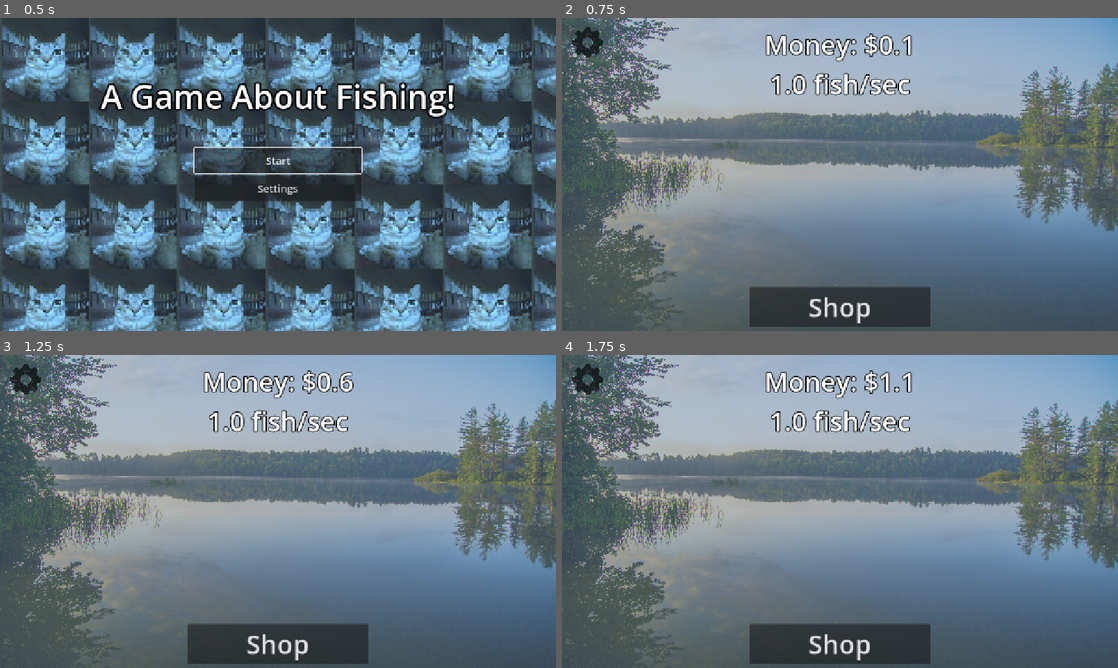
Above: before the commit, frames 1-4 (two rows, left to right).
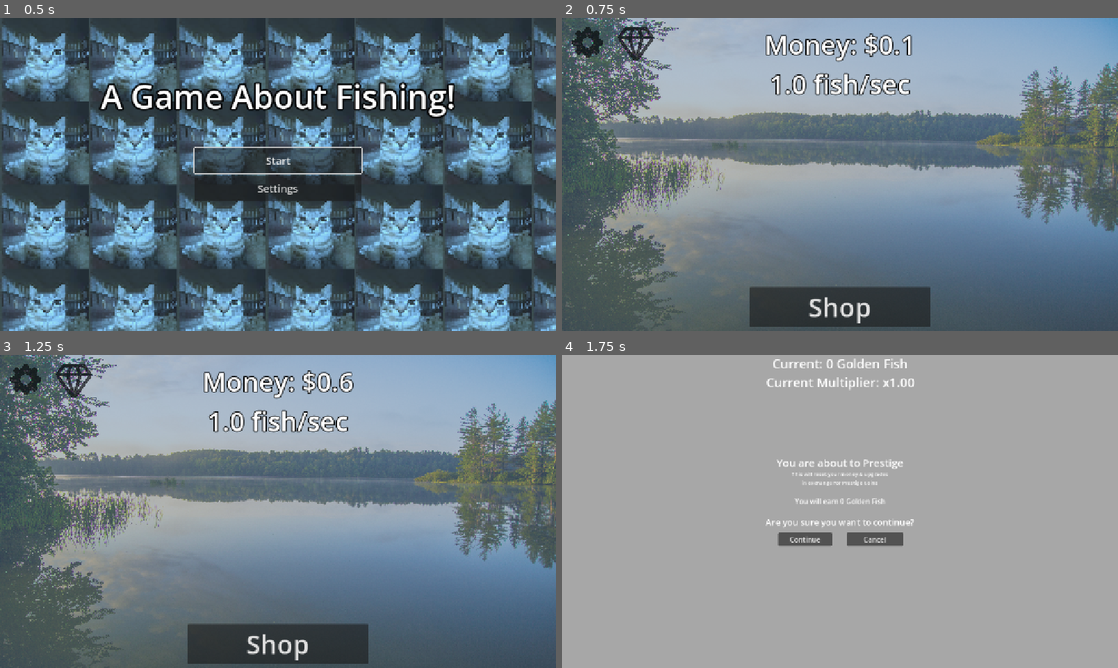
Above: after the commit, the same moments.

Repository: ThePortalPotato/peters-advsem-godot
Game: Godot game, scene res://scenes/main-menu.tscn
The game is run twice, just before and just after one commit, with the same random seed, the same clock (stepped at 60 frames per second) and the same inputs.
Inputs (mouse positions are in pixels of both pictures, inside the frame that each line leads up to):
- Up to frame 1 (0.5 s): no input
- Up to frame 2 (0.75 s): click "Start" at 0.5 s
- Up to frame 3 (1.25 s): no input
- Up to frame 4 (1.75 s): click (634, 380) at 1.27 s

Frame 1 is identical in both runs. In frame 2, 0.3% of the frame differs, in the area x 10-17%, y 2-14%; in frame 3, 0.3%; in frame 4, 90%, in the area x 0-100%, y 0-100%.

Commit message:
Added Prestige

Diff:
--- a/peters-advsem-godot/scenes/main-level.tscn
+++ b/peters-advsem-godot/scenes/main-level.tscn
@@ -1,10 +1,11 @@
-[gd_scene load_steps=6 format=3 uid="uid://vojccqnp7axl"]
+[gd_scene load_steps=7 format=3 uid="uid://vojccqnp7axl"]
 
 [ext_resource type="Script" uid="uid://0gqtbie5ueub" path="res://scripts/MainLevel.gd" id="1_02re4"]
 [ext_resource type="Script" uid="uid://dro86forroje7" path="res://scripts/GameUI.gd" id="2_02re4"]
 [ext_resource type="AudioStream" uid="uid://kekxfq5f6yi7" path="res://audio/music/Music.ogg" id="2_djt6b"]
 [ext_resource type="Texture2D" uid="uid://21p2w33tahmf" path="res://assets/Textures/lake.jpeg" id="2_yyih8"]
 [ext_resource type="Texture2D" uid="uid://dww34qe30r0eb" path="res://addons/gear.svg" id="3_bdrgs"]
+[ext_resource type="Texture2D" uid="uid://b0hwnyy3jvo8c" path="res://addons/gem.svg" id="6_6rdlt"]
 
 [node name="MainLevel" type="Node2D"]
 script = ExtResource("1_02re4")
@@ -115,5 +116,25 @@
 icon_alignment = 1
 expand_icon = true
 
+[node name="Prestige Button" type="Button" parent="CanvasLayer/Control"]
+layout_mode = 1
+anchors_preset = 9
+anchor_bottom = 1.0
+offset_left = -519.0
+offset_top = -352.0
+offset_right = -421.0
+offset_bottom = -254.0
+grow_vertical = 2
+theme_override_colors/icon_normal_color = Color(1, 1, 1, 0.627451)
+theme_override_colors/icon_focus_color = Color(1, 1, 1, 0.78431374)
+theme_override_colors/icon_pressed_color = Color(1, 1, 1, 0.78431374)
+theme_override_colors/icon_hover_color = Color(1, 1, 1, 0.78431374)
+theme_override_colors/icon_hover_pressed_color = Color(1, 1, 1, 0.78431374)
+icon = ExtResource("6_6rdlt")
+flat = true
+icon_alignment = 1
+expand_icon = true
+
 [connection signal="toggled" from="CanvasLayer/Control/Shop Button" to="CanvasLayer/Control" method="_on_shop_button_toggled"]
 [connection signal="pressed" from="CanvasLayer/Control/Settings Button" to="CanvasLayer/Control" method="_on_settings_button_pressed"]
+[connection signal="pressed" from="CanvasLayer/Control/Prestige Button" to="CanvasLayer/Control" method="_on_prestige_button_pressed"]
--- /dev/null
+++ b/peters-advsem-godot/scenes/prestige-menu.tscn
@@ -0,0 +1,226 @@
+[gd_scene load_steps=2 format=3 uid="uid://d3p64k1xsjmg2"]
+
+[ext_resource type="Script" uid="uid://cpeo1c35cijxx" path="res://scripts/PrestigeController.gd" id="1_ki55t"]
+
+[node name="PrestigeMenu" type="Control"]
+layout_mode = 3
+anchors_preset = 15
+anchor_right = 1.0
+anchor_bottom = 1.0
+grow_horizontal = 2
+grow_vertical = 2
+script = ExtResource("1_ki55t")
+
+[node name="ColorRect" type="ColorRect" parent="."]
+layout_mode = 1
+anchors_preset = 15
+anchor_right = 1.0
+anchor_bottom = 1.0
+grow_horizontal = 2
+grow_vertical = 2
+color = Color(0.6528635, 0.6528636, 0.6528636, 1)
+
+[node name="Balance Label" type="Label" parent="."]
+unique_name_in_owner = true
+layout_mode = 1
+anchors_preset = 5
+anchor_left = 0.5
+anchor_right = 0.5
+offset_left = -154.0
+offset_right = 154.0
+offset_bottom = 40.0
+grow_horizontal = 2
+theme_override_font_sizes/font_size = 29
+text = "Current: _ Golden Fish"
+
+[node name="Mult Label" type="Label" parent="."]
+unique_name_in_owner = true
+layout_mode = 1
+anchors_preset = 5
+anchor_left = 0.5
+anchor_right = 0.5
+offset_left = -154.0
+offset_top = 43.0
+offset_right = 154.0
+offset_bottom = 83.0
+grow_horizontal = 2
+theme_override_font_sizes/font_size = 29
+text = "Multiplier: X _"
+
+[node name="Prestige Warning" type="Control" parent="."]
+unique_name_in_owner = true
+layout_mode = 1
+anchors_preset = 15
+anchor_right = 1.0
+anchor_bottom = 1.0
+grow_horizontal = 2
+grow_vertical = 2
+
+[node name="Prestige Warning1" type="Label" parent="Prestige Warning"]
+layout_mode = 1
+anchors_preset = 8
+anchor_left = 0.5
+anchor_top = 0.5
+anchor_right = 0.5
+anchor_bottom = 0.5
+offset_left = -146.0
+offset_top = -129.0
+offset_right = 146.0
+offset_bottom = -95.0
+grow_horizontal = 2
+grow_vertical = 2
+theme_override_font_sizes/font_size = 24
+text = "You are about to Prestige"
+horizontal_alignment = 1
+
+[node name="Prestige Warning2" type="Label" parent="Prestige Warning"]
+layout_mode = 1
+anchors_preset = 8
+anchor_left = 0.5
+anchor_top = 0.5
+anchor_right = 0.5
+anchor_bottom = 0.5
+offset_left = -115.25
+offset_top = -95.5
+offset_right = 115.25
+offset_bottom = -58.5
+grow_horizontal = 2
+grow_vertical = 2
+theme_override_font_sizes/font_size = 12
+text = "This will reset your money & upgrades in exchange for Prestige Coins"
+horizontal_alignment = 1
+autowrap_mode = 2
+
+[node name="Prestige Warning3" type="Label" parent="Prestige Warning"]
+layout_mode = 1
+anchors_preset = 8
+anchor_left = 0.5
+anchor_top = 0.5
+anchor_right = 0.5
+anchor_bottom = 0.5
+offset_left = -171.0
+offset_top = 10.25
+offset_right = 171.0
+offset_bottom = 39.75
+grow_horizontal = 2
+grow_vertical = 2
+theme_override_font_sizes/font_size = 20
+text = "Are you sure you want to continue?"
+horizontal_alignment = 1
+
+[node name="Reward Label" type="Label" parent="Prestige Warning"]
+unique_name_in_owner = true
+layout_mode = 1
+anchors_preset = 8
+anchor_left = 0.5
+anchor_top = 0.5
+anchor_right = 0.5
+anchor_bottom = 0.5
+offset_left = -103.0
+offset_top = -35.5
+offset_right = 103.0
+offset_bottom = -12.5
+grow_horizontal = 2
+grow_vertical = 2
+text = "You will earn _ Golden Fish"
+
+[node name="Continue" type="Button" parent="Prestige Warning"]
+layout_mode = 1
+anchors_preset = 8
+anchor_left = 0.5
+anchor_top = 0.5
+anchor_right = 0.5
+anchor_bottom = 0.5
+offset_left = -142.0
+offset_top = 48.5
+offset_right = -18.0
+offset_bottom = 79.5
+grow_horizontal = 2
+grow_vertical = 2
+text = "Continue"
+
+[node name="Cancel" type="Button" parent="Prestige Warning"]
+layout_mode = 1
+anchors_preset = 8
+anchor_left = 0.5
+anchor_top = 0.5
+anchor_right = 0.5
+anchor_bottom = 0.5
+offset_left = 14.5
+offset_top = 48.5
+offset_right = 145.5
+offset_bottom = 79.5
+grow_horizontal = 2
+grow_vertical = 2
+text = "Cancel"
+
+[node name="Prestige Upgrades" type="Control" parent="."]
+unique_name_in_owner = true
+layout_mode = 1
+anchors_preset = 15
+anchor_right = 1.0
+anchor_bottom = 1.0
+grow_horizontal = 2
+grow_vertical = 2
+
+[node name="Upgrade List" type="VBoxContainer" parent="Prestige Upgrades"]
+unique_name_in_owner = true
+layout_mode = 1
+anchors_preset = 8
+anchor_left = 0.5
+anchor_top = 0.5
+anchor_right = 0.5
+anchor_bottom = 0.5
+offset_left = -230.0
+offset_top = -103.75
+offset_right = 230.0
+offset_bottom = 21.75
+grow_horizontal = 2
+grow_vertical = 2
+size_flags_horizontal = 3
+size_flags_vertical = 3
+theme_override_constants/separation = 8
+
+[node name="Lucky Charm" type="Button" parent="Prestige Upgrades/Upgrade List"]
+layout_mode = 2
+size_flags_vertical = 3
+theme_override_font_sizes/font_size = 12
+text = "Upgrade"
+text_overrun_behavior = 4
+clip_text = true
+
+[node name="Ocean\'s Blessing" type="Button" parent="Prestige Upgrades/Upgrade List"]
+layout_mode = 2
+size_flags_vertical = 3
+theme_override_font_sizes/font_size = 12
+text = "Upgrade"
+text_overrun_behavior = 4
+clip_text = true
+
+[node name="Midas\' Touch" type="Button" parent="Prestige Upgrades/Upgrade List"]
+layout_mode = 2
+size_flags_vertical = 3
+theme_override_font_sizes/font_size = 12
+text = "Upgrade"
+text_overrun_behavior = 4
+clip_text = true
+
+[node name="Done" type="Button" parent="Prestige Upgrades"]
+layout_mode = 1
+anchors_preset = 8
+anchor_left = 0.5
+anchor_top = 0.5
+anchor_right = 0.5
+anchor_bottom = 0.5
+offset_left = -57.75
+offset_top = 80.5
+offset_right = 57.75
+offset_bottom = 111.5
+grow_horizontal = 2
+grow_vertical = 2
+text = "Done"
+
+[connection signal="visibility_changed" from="." to="." method="_on_visibility_changed"]
+[connection signal="pressed" from="Prestige Warning/Continue" to="." method="_on_continue_pressed"]
+[connection signal="pressed" from="Prestige Warning/Cancel" to="." method="_on_cancel_pressed"]
+[connection signal="pressed" from="Prestige Upgrades/Done" to="." method="_on_done_pressed"]
--- a/peters-advsem-godot/scripts/GameManager.gd
+++ b/peters-advsem-godot/scripts/GameManager.gd
@@ -1,17 +1,24 @@
 extends Node
 
 
-# Fish floats
-# To-do make global
+# Currency
 var money: float = 0.0
 var fish_per_second: float = 1.0
+var prestige_coins: float = 0.0
+var prestige_mult: float = 1.0
+
+
+# Game
 var upgrade_count: Dictionary = {}
 var game_active: bool = false
+signal prestiged
+signal prestige_upgrade_purchased
 
 
 func _process(delta: float) -> void:
 	if game_active:
-		money += fish_per_second * delta
+		money += get_effective_fps() * delta
+
 
 func format_number(value: float) -> String:
 	if value < 1000:
@@ -43,3 +50,39 @@
 		else:
 			break
 	return bought
+
+
+func buy_prestige_upgrade(cost: int, mult: float) -> bool:
+	if prestige_coins >= cost:
+		prestige_coins -= cost
+		prestige_mult += mult
+		prestige_upgrade_purchased.emit()
+		return true
+	return false
+
+
+func calc_prestige_coins() -> int:
+	return int(sqrt(money / 1000))
+
+
+func prestige() -> void:
+	var reward = calc_prestige_coins()
+	if reward <= 0:
+		return
+	prestige_coins += reward
+	money = 0
+	fish_per_second = 1.0
+	upgrade_count = {}
+	prestiged.emit()
+
+
+func get_effective_fps() -> float:
+	return fish_per_second * prestige_mult
+
+
+### Cheats ###
+func _input(event: InputEvent) -> void:
+	if not OS.has_feature("debug"):
+		return
+	if event is InputEventKey and event.pressed and event.keycode == KEY_QUOTELEFT:
+		money += 1000000
--- a/peters-advsem-godot/scripts/GameUI.gd
+++ b/peters-advsem-godot/scripts/GameUI.gd
@@ -4,13 +4,17 @@
 # Child Scenes
 var shop = load("res://scenes/shop-menu.tscn").instantiate()
 var settings = load("res://scenes/settings-menu.tscn").instantiate()
+var prestige = load("res://scenes/prestige-menu.tscn").instantiate()
 
 
 func _ready() -> void:
 	$/root/MainLevel/CanvasLayer.add_child.call_deferred(shop)
 	shop.visible = false
 	$/root/MainLevel/CanvasLayer.add_child.call_deferred(settings)
-	settings.hide()
+	settings.visible = false
+	$/root/MainLevel/CanvasLayer.add_child.call_deferred(prestige)
+	prestige.visible = false
+
 
 	### UI Update Timer ###
 	var timer = Timer.new()
@@ -22,7 +26,7 @@
 
 func update_ui() -> void:
 	%"Money Count".text = "Money: $%s" % GameManager.format_number(GameManager.money)
-	%"Fish Per Second".text = "%s fish/sec" % GameManager.format_number(GameManager.fish_per_second)
+	%"Fish Per Second".text = "%s fish/sec" % GameManager.format_number(GameManager.get_effective_fps())
 
 
 func _on_shop_button_toggled(toggled_on: bool) -> void:
@@ -34,3 +38,8 @@
 func _on_settings_button_pressed() -> void:
 	settings.visible = !settings.visible
 	AudioManager.playOneshot2D(SFXStreams.BUTTON_CLICK)
+
+
+func _on_prestige_button_pressed() -> void:
+	prestige.visible = !prestige.visible
+	AudioManager.playOneshot2D(SFXStreams.BUTTON_CLICK)
--- /dev/null
+++ b/peters-advsem-godot/scripts/PrestigeController.gd
@@ -0,0 +1,47 @@
+extends Control
+
+
+var prestige_upgrades = {
+	"Lucky Charm": {"cost": 5.0, "mult": 0.25},
+	"Ocean's Blessing": {"cost": 25.0, "mult": 1},
+	"Midas' Touch": {"cost": 100.0, "mult": 4},
+}
+
+func _ready() -> void:
+	for button in %"Upgrade List".get_children():
+		if button is Button:
+			button.pressed.connect(_on_prestige_upgrade_pressed.bind(button.name))
+
+func _on_continue_pressed() -> void:
+	GameManager.prestige()
+	%"Prestige Warning".hide()
+	%"Prestige Upgrades".show()
+	update_labels()
+
+func _on_cancel_pressed() -> void:
+	hide()
+
+func _on_done_pressed() -> void:
+	hide()
+
+func _on_prestige_upgrade_pressed(upgrade_name: String) -> void:
+	var upgrade = prestige_upgrades[upgrade_name]
+	GameManager.buy_prestige_upgrade(upgrade.cost, upgrade.mult)
+	update_labels()
+
+func update_labels() -> void:
+	%"Reward Label".text = "You will earn %d Golden Fish" % GameManager.calc_prestige_coins()
+	%"Balance Label".text = "Current: %d Golden Fish" % GameManager.prestige_coins
+	for button in %"Upgrade List".get_children():
+		if button is Button and prestige_upgrades.has(button.name):
+			var upgrade = prestige_upgrades[button.name]
+			button.text = "%s - %d GF (x%.2f multiplier)" % [button.name, upgrade.cost, upgrade.mult]
+			%"Mult Label".text = "Current Multiplier: x%.2f" % GameManager.prestige_mult
+
+func _on_visibility_changed() -> void:
+	if visible:
+		%"Prestige Warning".show()
+		%"Prestige Upgrades".hide()
+		%"Reward Label".text = "You will earn %d Golden Fish" % GameManager.calc_prestige_coins()
+		%"Balance Label".text = "Current: %d Golden Fish" % GameManager.prestige_coins
+		%"Mult Label".text = "Current Multiplier: x%.2f" % GameManager.prestige_mult
--- a/peters-advsem-godot/scripts/ShopController.gd
+++ b/peters-advsem-godot/scripts/ShopController.gd
@@ -18,13 +18,18 @@
    	"Tactical Nuke": {"cost": 300000000.0, "fps": 1000000.0},
 }
 
-
 func _ready() -> void:
+	GameManager.prestiged.connect(update_button_labels)
+	GameManager.prestige_upgrade_purchased.connect(update_button_labels)
+	visibility_changed.connect(_on_visibility_changed)
 	for button in %"Upgrade List".get_children():
 		if button is Button:
 			button.pressed.connect(_on_upgrade_pressed.bind(button.name))
 		update_button_labels()
 
+func _on_visibility_changed() -> void:
+	if visible:
+		update_button_labels()
 
 func _on_upgrade_pressed(upgrade_name: String) -> void:
 	var upgrade = upgrades[upgrade_name]
@@ -39,9 +44,11 @@
 		AudioManager.playOneshot2D(SFXStreams.ERROR)
 	update_button_labels()
 
+
 func update_button_labels() -> void:
 	for button in %"Upgrade List".get_children():
 		var upgrade = upgrades[button.name]
 		var count = GameManager.upgrade_count.get(button.name, 0)
 		var cost = upgrade.cost * pow(1.15, count)
-		button.text = "%s - $%s (+%s/s)" % [button.name, GameManager.format_number(cost), GameManager.format_number(upgrade.fps)]
+		var effective_fps = upgrade.fps * GameManager.prestige_mult
+		button.text = "%s - $%s (+%s/s)" % [button.name, GameManager.format_number(cost), GameManager.format_number(effective_fps)]
Not shown, added: peters-advsem-godot/addons/gem.svg
Not shown, added: peters-advsem-godot/addons/gem.svg.import
Not shown, changed: peters-advsem-godot/export_presets.cfg
Not shown, added: peters-advsem-godot/scripts/PrestigeController.gd.uid
